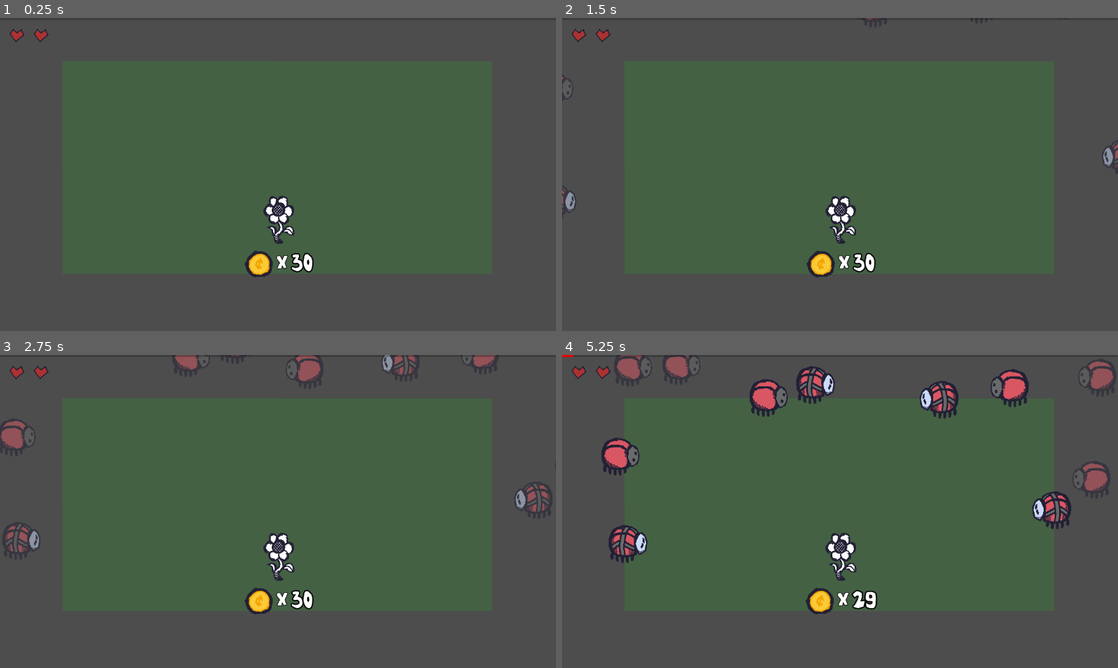
Above: before the commit, frames 1-4 (two rows, left to right).
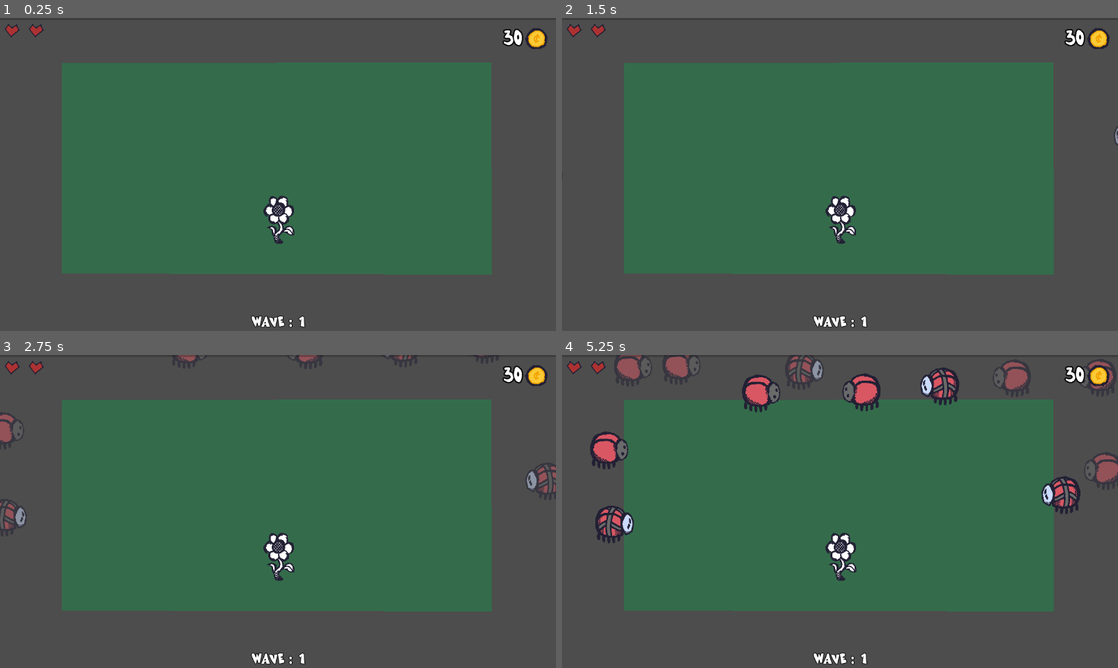
Above: after the commit, the same moments.

Repository: sh1ft15/secret
Game: Godot game, scene res://scenes/main.tscn
The game is run twice, just before and just after one commit, with the same random seed, the same clock (stepped at 60 frames per second) and the same inputs. The engine's default icon, where the game draws it, is replaced by a stand-in: a white triangle on a blue panel in a dark square.
Inputs (mouse positions are in pixels of both pictures, inside the frame that each line leads up to):
- Up to frame 1 (0.25 s): no input
- Up to frame 2 (1.5 s): move the mouse to (840, 161) at 0.52 s; press the mouse at (840, 161) at 0.53 s; move the mouse to (840, 168) at 1.27 s; release the mouse at (840, 168) at 1.28 s; click (840, 168) at 1.35 s
- Up to frame 3 (2.75 s): move the mouse to (0, 426) at 2.02 s; press the mouse at (0, 426) at 2.03 s
- Up to frame 4 (5.25 s): move the mouse to (584, 539) at 2.77 s; release the mouse at (584, 539) at 2.78 s; click (584, 539) at 2.85 s; move the mouse to (1084, 502) at 3.52 s; press the mouse at (1084, 502) at 3.53 s; move the mouse to (1112, 470) at 4.27 s; release the mouse at (1112, 470) at 4.28 s; click (1112, 470) at 4.35 s; move the mouse to (628, 361) at 5.02 s; press the mouse at (628, 361) at 5.03 s

The runs differ from the first frame. In frame 1, 1.5% of the frame differs, in the area x 0-99%, y 2-99%; in frame 2, 1.7%; in frame 3, 3.0%; in frame 4, 7.8%, in the area x 0-100%, y 0-99%.

Commit message:
Update gameplay mechanics

Diff:
--- a/scenes/bullet.tscn
+++ b/scenes/bullet.tscn
@@ -1,7 +1,7 @@
 [gd_scene load_steps=4 format=3 uid="uid://cmhoua7mbs60g"]
 
-[ext_resource type="Texture2D" uid="uid://c6watmkv11m51" path="res://sprites/icon.svg" id="1_bfnra"]
 [ext_resource type="Script" path="res://scripts/bullet.gd" id="1_xnard"]
+[ext_resource type="Texture2D" uid="uid://d1ogitxxn23gw" path="res://sprites/coin.png" id="2_wnytj"]
 
 [sub_resource type="CircleShape2D" id="CircleShape2D_i6nj0"]
 
@@ -12,8 +12,8 @@
 shape = SubResource("CircleShape2D_i6nj0")
 
 [node name="Sprite2D" type="Sprite2D" parent="."]
-scale = Vector2(0.2, 0.2)
-texture = ExtResource("1_bfnra")
+scale = Vector2(0.1, 0.1)
+texture = ExtResource("2_wnytj")
 
 [node name="Timer" type="Timer" parent="."]
 wait_time = 2.0
--- a/scenes/combo_counter.tscn
+++ b/scenes/combo_counter.tscn
@@ -1,34 +1,7 @@
-[gd_scene load_steps=7 format=3 uid="uid://d10ipi3fnyhu8"]
+[gd_scene load_steps=8 format=3 uid="uid://d10ipi3fnyhu8"]
 
 [ext_resource type="FontFile" uid="uid://0jrk3kh3t8wc" path="res://fonts/RuthlessSketch-q2xD6.ttf" id="1_4y3gn"]
-
-[sub_resource type="Animation" id="Animation_e58eg"]
-resource_name = "idle"
-length = 0.5
-tracks/0/type = "value"
-tracks/0/imported = false
-tracks/0/enabled = true
-tracks/0/path = NodePath(".:scale")
-tracks/0/interp = 1
-tracks/0/loop_wrap = true
-tracks/0/keys = {
-"times": PackedFloat32Array(0, 0.1, 0.5),
-"transitions": PackedFloat32Array(1, 1, 1),
-"update": 0,
-"values": [Vector2(1, 1), Vector2(1.3, 1.3), Vector2(1.2, 1.2)]
-}
-tracks/1/type = "value"
-tracks/1/imported = false
-tracks/1/enabled = true
-tracks/1/path = NodePath(".:modulate")
-tracks/1/interp = 1
-tracks/1/loop_wrap = true
-tracks/1/keys = {
-"times": PackedFloat32Array(0, 0.1, 0.5),
-"transitions": PackedFloat32Array(1, 1, 1),
-"update": 0,
-"values": [Color(1, 1, 1, 1), Color(1, 1, 1, 1), Color(1, 1, 1, 0.392157)]
-}
+[ext_resource type="Texture2D" uid="uid://d1ogitxxn23gw" path="res://sprites/coin.png" id="2_vg1bx"]
 
 [sub_resource type="Animation" id="Animation_ngw3e"]
 length = 0.001
@@ -57,13 +30,41 @@
 "values": [Color(1, 1, 1, 1)]
 }
 
+[sub_resource type="Animation" id="Animation_e58eg"]
+resource_name = "idle"
+length = 0.5
+tracks/0/type = "value"
+tracks/0/imported = false
+tracks/0/enabled = true
+tracks/0/path = NodePath(".:scale")
+tracks/0/interp = 1
+tracks/0/loop_wrap = true
+tracks/0/keys = {
+"times": PackedFloat32Array(0, 0.1, 0.5),
+"transitions": PackedFloat32Array(1, 1, 1),
+"update": 0,
+"values": [Vector2(1, 1), Vector2(1.3, 1.3), Vector2(1.2, 1.2)]
+}
+tracks/1/type = "value"
+tracks/1/imported = false
+tracks/1/enabled = true
+tracks/1/path = NodePath(".:modulate")
+tracks/1/interp = 1
+tracks/1/loop_wrap = true
+tracks/1/keys = {
+"times": PackedFloat32Array(0, 0.1, 0.5),
+"transitions": PackedFloat32Array(1, 1, 1),
+"update": 0,
+"values": [Color(1, 1, 1, 1), Color(1, 1, 1, 1), Color(1, 1, 1, 0.784314)]
+}
+
 [sub_resource type="AnimationLibrary" id="AnimationLibrary_nbyi5"]
 _data = {
 "RESET": SubResource("Animation_ngw3e"),
 "idle": SubResource("Animation_e58eg")
 }
 
-[sub_resource type="LabelSettings" id="LabelSettings_ddsib"]
+[sub_resource type="LabelSettings" id="LabelSettings_fuwvs"]
 font = ExtResource("1_4y3gn")
 font_size = 50
 outline_size = 20
@@ -71,7 +72,7 @@
 
 [sub_resource type="LabelSettings" id="LabelSettings_ivkyp"]
 font = ExtResource("1_4y3gn")
-font_size = 100
+font_size = 80
 outline_size = 20
 outline_color = Color(0, 0, 0, 1)
 
@@ -93,12 +94,13 @@
 "": SubResource("AnimationLibrary_nbyi5")
 }
 
-[node name="X" type="Label" parent="."]
+[node name="x" type="Label" parent="."]
+custom_minimum_size = Vector2(40, 0)
 layout_mode = 2
-text = "x"
-label_settings = SubResource("LabelSettings_ddsib")
+text = "X"
+label_settings = SubResource("LabelSettings_fuwvs")
 horizontal_alignment = 1
-vertical_alignment = 2
+vertical_alignment = 1
 
 [node name="Count" type="Label" parent="."]
 custom_minimum_size = Vector2(60, 0)
@@ -107,3 +109,10 @@
 label_settings = SubResource("LabelSettings_ivkyp")
 horizontal_alignment = 1
 vertical_alignment = 1
+
+[node name="TextureRect" type="TextureRect" parent="."]
+custom_minimum_size = Vector2(70, 80)
+layout_mode = 2
+texture = ExtResource("2_vg1bx")
+expand_mode = 4
+stretch_mode = 6
--- a/scenes/main.tscn
+++ b/scenes/main.tscn
@@ -6,14 +6,8 @@
 [ext_resource type="PackedScene" uid="uid://cq8nyfcvs6rxv" path="res://scenes/upgrade_screen.tscn" id="5_do4jj"]
 [ext_resource type="PackedScene" uid="uid://8ilowit2o8th" path="res://scenes/spawn_point.tscn" id="5_pmoai"]
 [ext_resource type="Texture2D" uid="uid://b8ildpsd8j0sb" path="res://sprites/heart.png" id="6_gxng6"]
-[ext_resource type="PackedScene" uid="uid://c7lpkwr43ape4" path="res://scenes/cursor.tscn" id="6_yw6dw"]
 [ext_resource type="PackedScene" uid="uid://d10ipi3fnyhu8" path="res://scenes/combo_counter.tscn" id="7_g65kh"]
-[ext_resource type="PackedScene" uid="uid://cm5273euoh0r7" path="res://scenes/placeable_card_button.tscn" id="7_muehs"]
-
-[sub_resource type="NavigationPolygon" id="NavigationPolygon_0vpnd"]
-vertices = PackedVector2Array(798.406, 508.844, -139.609, 510.656, -143.602, -107.828, 798.406, -107.828)
-polygons = Array[PackedInt32Array]([PackedInt32Array(0, 1, 2, 3)])
-outlines = Array[PackedVector2Array]([PackedVector2Array(-153.674, -117.832, 808.408, -117.832, 808.408, 518.832, -149.553, 520.682)])
+[ext_resource type="Texture2D" uid="uid://d1ogitxxn23gw" path="res://sprites/coin.png" id="7_rnlwx"]
 
 [sub_resource type="StyleBoxFlat" id="StyleBoxFlat_5nskg"]
 bg_color = Color(0.933333, 0, 0, 1)
@@ -35,25 +29,34 @@
 [sub_resource type="StyleBoxFlat" id="StyleBoxFlat_d1s5v"]
 bg_color = Color(0, 0, 0, 1)
 
-[sub_resource type="RectangleShape2D" id="RectangleShape2D_0yrx6"]
-size = Vector2(14.4813, 10.5319)
+[sub_resource type="LabelSettings" id="LabelSettings_gayc1"]
+font = ExtResource("5_dkiys")
+font_size = 30
+outline_size = 5
+outline_color = Color(0, 0, 0, 1)
+
+[sub_resource type="LabelSettings" id="LabelSettings_k65g2"]
+font = ExtResource("5_dkiys")
+font_size = 30
+outline_size = 5
+outline_color = Color(0, 0, 0, 1)
+
+[sub_resource type="LabelSettings" id="LabelSettings_ja1ix"]
+font = ExtResource("5_dkiys")
+font_size = 45
+outline_size = 10
+outline_color = Color(0, 0, 0, 1)
+
+[sub_resource type="NavigationPolygon" id="NavigationPolygon_0vpnd"]
+vertices = PackedVector2Array(798.406, 508.844, -139.609, 510.656, -143.602, -107.828, 798.406, -107.828)
+polygons = Array[PackedInt32Array]([PackedInt32Array(0, 1, 2, 3)])
+outlines = Array[PackedVector2Array]([PackedVector2Array(-153.674, -117.832, 808.408, -117.832, 808.408, 518.832, -149.553, 520.682)])
 
 [sub_resource type="RectangleShape2D" id="RectangleShape2D_0cxqv"]
 size = Vector2(15.4711, 12.644)
 
 [node name="Main" type="Node2D"]
 script = ExtResource("1_3doha")
-
-[node name="NavigationRegion2D" type="NavigationRegion2D" parent="."]
-visible = false
-position = Vector2(14, 1)
-scale = Vector2(1.6984, 1.62095)
-navigation_polygon = SubResource("NavigationPolygon_0vpnd")
-
-[node name="Player" parent="." node_paths=PackedStringArray("heart_container", "cursor") instance=ExtResource("2_s43kx")]
-position = Vector2(577, 416)
-heart_container = NodePath("../CanvasLayer/Hearts")
-cursor = NodePath("../Cursor")
 
 [node name="CanvasLayer" type="CanvasLayer" parent="."]
 
@@ -108,10 +111,8 @@
 "
 
 [node name="Hearts" type="HBoxContainer" parent="CanvasLayer"]
-offset_left = 10.0
-offset_top = 10.0
-offset_right = 310.0
-offset_bottom = 60.0
+offset_right = 300.0
+offset_bottom = 50.0
 theme_override_constants/separation = 0
 
 [node name="Heart_1" type="TextureRect" parent="CanvasLayer/Hearts"]
@@ -144,29 +145,70 @@
 texture = ExtResource("6_gxng6")
 expand_mode = 2
 
-[node name="Cards" type="HBoxContainer" parent="CanvasLayer"]
-anchors_preset = 2
+[node name="ComboCounter" parent="CanvasLayer" instance=ExtResource("7_g65kh")]
+offset_left = -325.0
+offset_top = 109.0
+offset_right = -147.0
+offset_bottom = 224.0
+
+[node name="Level" type="HBoxContainer" parent="CanvasLayer"]
+anchors_preset = 7
+anchor_left = 0.5
 anchor_top = 1.0
+anchor_right = 0.5
 anchor_bottom = 1.0
-offset_left = 10.0
-offset_top = -110.0
-offset_right = 90.0
-offset_bottom = -10.0
+offset_left = -55.5
+offset_top = -40.0
+offset_right = 55.5
+grow_horizontal = 2
 grow_vertical = 0
-theme_override_constants/separation = 10
-
-[node name="PlaceableCardButton_1" parent="CanvasLayer/Cards" node_paths=PackedStringArray("player") instance=ExtResource("7_muehs")]
+
+[node name="Wave" type="Label" parent="CanvasLayer/Level"]
+layout_mode = 2
+text = "WAVE : "
+label_settings = SubResource("LabelSettings_gayc1")
+
+[node name="Num" type="Label" parent="CanvasLayer/Level"]
+layout_mode = 2
+text = "1"
+label_settings = SubResource("LabelSettings_k65g2")
+
+[node name="Coins" type="HBoxContainer" parent="CanvasLayer"]
+anchors_preset = 1
+anchor_left = 1.0
+anchor_right = 1.0
+offset_left = -109.0
+offset_right = -16.0
+offset_bottom = 80.0
+grow_horizontal = 0
+
+[node name="Num" type="Label" parent="CanvasLayer/Coins"]
+z_index = 1
+custom_minimum_size = Vector2(30, 80)
+layout_mode = 2
+size_flags_vertical = 1
+text = "30
+"
+label_settings = SubResource("LabelSettings_ja1ix")
+horizontal_alignment = 1
+vertical_alignment = 1
+
+[node name="TextureRect" type="TextureRect" parent="CanvasLayer/Coins"]
+custom_minimum_size = Vector2(50, 40)
+layout_mode = 2
+texture = ExtResource("7_rnlwx")
+expand_mode = 4
+stretch_mode = 6
+
+[node name="NavigationRegion2D" type="NavigationRegion2D" parent="."]
 visible = false
-layout_mode = 2
-player = NodePath("../../../Player")
-
-[node name="PlaceableCardButton_2" parent="CanvasLayer/Cards" node_paths=PackedStringArray("player") instance=ExtResource("7_muehs")]
-visible = false
-layout_mode = 2
-player = NodePath("../../../Player")
-card_type = 1
-
-[node name="ComboCounter" parent="CanvasLayer" instance=ExtResource("7_g65kh")]
+position = Vector2(14, 1)
+scale = Vector2(1.6984, 1.62095)
+navigation_polygon = SubResource("NavigationPolygon_0vpnd")
+
+[node name="Player" parent="." node_paths=PackedStringArray("heart_container") instance=ExtResource("2_s43kx")]
+position = Vector2(577, 416)
+heart_container = NodePath("../CanvasLayer/Hearts")
 
 [node name="SpawnPoints" type="Node" parent="."]
 
@@ -174,54 +216,37 @@
 position = Vector2(-95, -82)
 
 [node name="SpawnPoint3" parent="SpawnPoints" instance=ExtResource("5_pmoai")]
-position = Vector2(-120, 110)
+position = Vector2(-144, 96)
 
 [node name="SpawnPoint2" parent="SpawnPoints" instance=ExtResource("5_pmoai")]
-position = Vector2(-135, 331)
+position = Vector2(-163, 273)
 
 [node name="SpawnPoint6" parent="SpawnPoints" instance=ExtResource("5_pmoai")]
-position = Vector2(1274, 320)
+position = Vector2(1300, 270)
 
 [node name="SpawnPoint9" parent="SpawnPoints" instance=ExtResource("5_pmoai")]
-position = Vector2(1266, 108)
+position = Vector2(1284, 90)
 
 [node name="SpawnPoint7" parent="SpawnPoints" instance=ExtResource("5_pmoai")]
 position = Vector2(1225, -85)
 
 [node name="SpawnPoint10" parent="SpawnPoints" instance=ExtResource("5_pmoai")]
-position = Vector2(1033, -100)
+position = Vector2(1035, -124)
 
 [node name="SpawnPoint11" parent="SpawnPoints" instance=ExtResource("5_pmoai")]
-position = Vector2(845, -110)
+position = Vector2(841, -143)
 
 [node name="SpawnPoint8" parent="SpawnPoints" instance=ExtResource("5_pmoai")]
-position = Vector2(653, -117)
+position = Vector2(653, -159)
 
 [node name="SpawnPoint12" parent="SpawnPoints" instance=ExtResource("5_pmoai")]
-position = Vector2(466, -122)
+position = Vector2(465, -160)
 
 [node name="SpawnPoint13" parent="SpawnPoints" instance=ExtResource("5_pmoai")]
-position = Vector2(283, -125)
+position = Vector2(277, -143)
 
 [node name="SpawnPoint14" parent="SpawnPoints" instance=ExtResource("5_pmoai")]
 position = Vector2(86, -128)
-
-[node name="Field" type="Area2D" parent="."]
-position = Vector2(577, 323)
-scale = Vector2(0.821098, 0.723971)
-collision_layer = 4
-collision_mask = 4
-
-[node name="CollisionShape2D" type="CollisionShape2D" parent="Field"]
-position = Vector2(1.21777, -38.6756)
-rotation = -3.14159
-scale = Vector2(70.1395, -47.7391)
-shape = SubResource("RectangleShape2D_0yrx6")
-
-[node name="Polygon2D" type="Polygon2D" parent="Field"]
-z_index = -1
-color = Color(0, 1, 0, 0.117647)
-polygon = PackedVector2Array(-545.611, -323.217, 539.521, -321.836, 539.521, 285.923, -544.393, 285.923)
 
 [node name="AttackField" type="Area2D" parent="."]
 position = Vector2(577, 323)
@@ -234,14 +259,14 @@
 scale = Vector2(70.1395, -47.7391)
 shape = SubResource("RectangleShape2D_0cxqv")
 
-[node name="Cursor" parent="." instance=ExtResource("6_yw6dw")]
+[node name="Polygon2D" type="Polygon2D" parent="AttackField"]
+color = Color(0.0588235, 0.615686, 0.282353, 0.392157)
+polygon = PackedVector2Array(-546.829, -317.692, 537.086, -319.074, 538.304, 287.304, -546.829, 284.542)
 
 [node name="DifficultyTimer" type="Timer" parent="."]
 wait_time = 10.0
 autostart = true
 
 [connection signal="pressed" from="CanvasLayer/GameOverScreen/PanelContainer/HBoxContainer/Restart" to="." method="_on_restart_pressed"]
-[connection signal="input_event" from="Field" to="Cursor" method="_on_field_input_event"]
 [connection signal="body_entered" from="AttackField" to="." method="_on_attack_field_body_entered"]
-[connection signal="input_event" from="AttackField" to="Cursor" method="_on_field_input_event"]
 [connection signal="timeout" from="DifficultyTimer" to="." method="_on_difficulty_timer_timeout"]
--- a/scenes/player.tscn
+++ b/scenes/player.tscn
@@ -1,9 +1,7 @@
-[gd_scene load_steps=11 format=3 uid="uid://dpdy6hqdxypsq"]
+[gd_scene load_steps=7 format=3 uid="uid://dpdy6hqdxypsq"]
 
 [ext_resource type="Script" path="res://scripts/player.gd" id="1_vsn0w"]
 [ext_resource type="Texture2D" uid="uid://0kwfh7wtuu34" path="res://sprites/base.png" id="2_kbwdy"]
-[ext_resource type="Texture2D" uid="uid://d1ogitxxn23gw" path="res://sprites/coin.png" id="3_jpbpp"]
-[ext_resource type="FontFile" uid="uid://0jrk3kh3t8wc" path="res://fonts/RuthlessSketch-q2xD6.ttf" id="4_l6lbb"]
 
 [sub_resource type="CircleShape2D" id="CircleShape2D_5vtr2"]
 radius = 50.0
@@ -45,18 +43,6 @@
 "idle": SubResource("Animation_y3fjo")
 }
 
-[sub_resource type="LabelSettings" id="LabelSettings_mu77u"]
-font = ExtResource("4_l6lbb")
-font_size = 40
-outline_size = 5
-outline_color = Color(0, 0, 0, 1)
-
-[sub_resource type="LabelSettings" id="LabelSettings_oxfy3"]
-font = ExtResource("4_l6lbb")
-font_size = 50
-outline_size = 10
-outline_color = Color(0, 0, 0, 1)
-
 [node name="Player" type="Area2D" groups=["player"]]
 script = ExtResource("1_vsn0w")
 
@@ -68,6 +54,7 @@
 radius = 20.0
 
 [node name="Icon" type="Sprite2D" parent="."]
+z_index = 1
 scale = Vector2(0.35, 0.35)
 texture = ExtResource("2_kbwdy")
 
@@ -80,46 +67,5 @@
 wait_time = 3.0
 autostart = true
 
-[node name="Coins" type="HBoxContainer" parent="."]
-anchors_preset = 8
-anchor_left = 0.5
-anchor_top = 0.5
-anchor_right = 0.5
-anchor_bottom = 0.5
-offset_left = -64.0
-offset_top = 40.0
-offset_right = 64.0
-offset_bottom = 140.0
-grow_horizontal = 2
-grow_vertical = 2
-
-[node name="TextureRect" type="TextureRect" parent="Coins"]
-custom_minimum_size = Vector2(60, 100)
-layout_mode = 2
-texture = ExtResource("3_jpbpp")
-expand_mode = 4
-stretch_mode = 6
-
-[node name="X" type="Label" parent="Coins"]
-z_index = 1
-custom_minimum_size = Vector2(30, 50)
-layout_mode = 2
-size_flags_vertical = 1
-text = "X"
-label_settings = SubResource("LabelSettings_mu77u")
-horizontal_alignment = 1
-vertical_alignment = 1
-
-[node name="Label" type="Label" parent="Coins"]
-z_index = 1
-custom_minimum_size = Vector2(30, 0)
-layout_mode = 2
-size_flags_vertical = 1
-text = "0
-"
-label_settings = SubResource("LabelSettings_oxfy3")
-horizontal_alignment = 1
-vertical_alignment = 1
-
 [connection signal="body_entered" from="." to="." method="_on_body_entered"]
 [connection signal="timeout" from="BulletTimer" to="." method="_on_bullet_timer_timeout"]
--- a/scenes/upgrade_screen.tscn
+++ b/scenes/upgrade_screen.tscn
@@ -1,7 +1,8 @@
-[gd_scene load_steps=7 format=3 uid="uid://cq8nyfcvs6rxv"]
+[gd_scene load_steps=9 format=3 uid="uid://cq8nyfcvs6rxv"]
 
 [ext_resource type="Script" path="res://scripts/upgrade_screen.gd" id="1_af613"]
 [ext_resource type="FontFile" uid="uid://0jrk3kh3t8wc" path="res://fonts/RuthlessSketch-q2xD6.ttf" id="1_beswm"]
+[ext_resource type="Texture2D" uid="uid://d1ogitxxn23gw" path="res://sprites/coin.png" id="3_xmg7f"]
 [ext_resource type="PackedScene" uid="uid://bo16ww4glu5vx" path="res://scenes/card_button.tscn" id="4_nccvl"]
 
 [sub_resource type="StyleBoxFlat" id="StyleBoxFlat_6tj23"]
@@ -15,6 +16,12 @@
 [sub_resource type="LabelSettings" id="LabelSettings_kp0ta"]
 font = ExtResource("1_beswm")
 font_size = 40
+outline_size = 10
+outline_color = Color(0, 0, 0, 1)
+
+[sub_resource type="LabelSettings" id="LabelSettings_sknt8"]
+font = ExtResource("1_beswm")
+font_size = 50
 outline_size = 10
 outline_color = Color(0, 0, 0, 1)
 
@@ -44,12 +51,33 @@
 layout_mode = 2
 theme_override_constants/separation = 20
 
-[node name="Label" type="Label" parent="PanelContainer/HBoxContainer"]
+[node name="HBox" type="HBoxContainer" parent="PanelContainer/HBoxContainer"]
 layout_mode = 2
+
+[node name="Title" type="Label" parent="PanelContainer/HBoxContainer/HBox"]
+layout_mode = 2
+size_flags_horizontal = 3
 text = "pick a secret
 "
 label_settings = SubResource("LabelSettings_kp0ta")
+
+[node name="Coin" type="Label" parent="PanelContainer/HBoxContainer/HBox"]
+z_index = 1
+custom_minimum_size = Vector2(30, 80)
+layout_mode = 2
+size_flags_vertical = 1
+text = "0
+"
+label_settings = SubResource("LabelSettings_sknt8")
 horizontal_alignment = 1
+vertical_alignment = 1
+
+[node name="CoinSprite" type="TextureRect" parent="PanelContainer/HBoxContainer/HBox"]
+custom_minimum_size = Vector2(50, 80)
+layout_mode = 2
+texture = ExtResource("3_xmg7f")
+expand_mode = 4
+stretch_mode = 6
 
 [node name="GridContainer" type="GridContainer" parent="PanelContainer/HBoxContainer"]
 layout_mode = 2
--- a/scripts/card_button.gd
+++ b/scripts/card_button.gd
@@ -21,7 +21,7 @@
 	cost_rect.visible = true
 
 	cur_secret = secret
-	cur_cost = randi_range(secret.cost_min, secret.cost_max)
+	cur_cost = randi_range(10, 50)
 	cost_label.text = str(cur_cost)
 
 func open():
--- a/scripts/enemy.gd
+++ b/scripts/enemy.gd
@@ -194,7 +194,7 @@
 	move_and_slide()
 
 func _on_input_event(viewport: Node, event: InputEvent, shape_idx: int) -> void:
-	if !is_vunerable or is_hit or is_death or cursor.isPlacingItem(): return
+	if !is_vunerable or is_hit or is_death: return
 	if event.is_action_pressed("left_mouse_click"):
 
 		triggerHit(true)
@@ -202,7 +202,7 @@
 		if player.getNum() > 0: player.setNum(-1)
 
 func _on_cover_input_event(viewport: Node, event: InputEvent, shape_idx: int) -> void:
-	if !is_vunerable or is_hit or is_death or cursor.isPlacingItem(): return
+	if !is_vunerable or is_hit or is_death: return
 	if event.is_action_pressed("left_mouse_click"):
 
 		triggerHit(true)
--- a/scripts/main.gd
+++ b/scripts/main.gd
@@ -6,9 +6,10 @@
 @onready var nav_region = $NavigationRegion2D
 @onready var game_over_screen = $CanvasLayer/GameOverScreen
 @onready var upgrades_screen = $CanvasLayer/SecretScreen
-@onready var cards_container = $CanvasLayer/Cards
 @onready var kills_bar = $CanvasLayer/ProgressBar
 @onready var combo_counter = $CanvasLayer/ComboCounter
+@onready var wave_counter = $CanvasLayer/Level/Num
+@onready var player_coins_counter = $CanvasLayer/Coins/Num
 @onready var player = $Player
 
 var game_over = false
@@ -30,6 +31,8 @@
 	combo_counter.visible = false
 	game_over_screen.visible = false
 	upgrades_screen.visible = false
+
+	player.connect('coin_updated', playerCoinUpdated)
 	upgrades_screen.connect('continue_pressed', _on_upgrades_continue_pressed)
 
 func _process(delta: float) -> void:
@@ -118,15 +121,10 @@
 			'increase_shoot_amount': player.updateShootAmount(1)
 
 			# unlock new support units
-			'cactus','plank':
-				var new_card
+			'cactus','plank': pass
 
-				for card in cards_container.get_children():
-					if secret.slug == card.getSlug():
-						new_card = card
-						break
-
-				if new_card != null: new_card.visible = true
+func playerCoinUpdated(num):
+	player_coins_counter.text = str(num)
 
 func _on_upgrades_continue_pressed(secrets) -> void:
 	upgrades_screen.visible = false
@@ -135,6 +133,7 @@
 	applyAcquiredSkill(secrets)
 
 	level += 1
+	wave_counter.text = str(level)
 	max_active_enemies = 5
 
 	kills = 0
--- a/scripts/player.gd
+++ b/scripts/player.gd
@@ -1,12 +1,13 @@
 extends Area2D
 
 @onready var bullet_prefab = load("res://scenes/bullet.tscn")
-@onready var label = $Coins/Label
 @onready var sprite = $Icon
 @onready var animator = $AnimationPlayer
 @onready var bullet_timer = $BulletTimer
 @export var heart_container: BoxContainer
 @export var cursor : Area2D
+
+signal coin_updated(num)
 
 var is_hit = false
 var is_death = false
@@ -21,14 +22,11 @@
 
 func _ready() -> void:
 	animator.play('idle')
-	label.text = str(cur_num)
 	updateHealth(0)
 
 func setNum(num):
 	cur_num = max(cur_num + num, 0)
-	label.text = str(cur_num)
-
-	updateCards()
+	emit_signal('coin_updated', cur_num)
 
 func getNum(): return cur_num
 
@@ -72,12 +70,6 @@
 func isInViewPort(post):
 	return get_viewport_rect().has_point(post)
 
-func updateCards():
-	var cards = get_tree().get_nodes_in_group('card')
-	for card in cards:
-		if card != null:
-			card.updateAvailable(cur_num >= card.getCost())
-
 func _on_body_entered(body: Node2D) -> void:
 	if is_hit || is_death: return
 	if body.is_in_group('enemy'):
--- a/scripts/upgrade_screen.gd
+++ b/scripts/upgrade_screen.gd
@@ -6,6 +6,7 @@
 @onready var upgrades_data = preload("res://scripts/upgrades_data.gd")
 @onready var button_container = $PanelContainer/HBoxContainer/GridContainer
 @onready var continue_button = $PanelContainer/HBoxContainer/Continue
+@onready var player_coin = $PanelContainer/HBoxContainer/HBox/Coin
 
 var acquired_secrets = []
 var cur_secrets = []
@@ -27,10 +28,10 @@
 		acquired_secrets.append(card.getSecret())
 
 func reset():
-	selected_secrets = []
-
 	if button_container == null: return
 
+	selected_secrets = []
+	player_coin.text = str(player.getNum())
 	cur_secrets = getAvailableSecrets()
 
 	for i in button_container.get_child_count():
@@ -40,6 +41,8 @@
 		card.setAffordable(player.getNum() >= card.getCost())
 
 func updateUI():
+	player_coin.text = str(player.getNum())
+
 	for i in button_container.get_child_count():
 		var card = button_container.get_child(i)
 
--- a/scripts/upgrades_data.gd
+++ b/scripts/upgrades_data.gd
@@ -4,64 +4,48 @@
 	{
 		'slug': 'increase_health',
 		'desc': 'Health +1',
-		'cost_min': 3,
-		'cost_max': 10,
 		'repeatable': true,
 		'sprite': preload('res://sprites/heart.png')
 	},
 	{
 		'slug': 'increase_coin',
 		'desc': 'Coin +10',
-		'cost_min': 3,
-		'cost_max': 10,
 		'repeatable': true,
 		'sprite': preload('res://sprites/coin.png')
 	},
 	{
 		'slug': 'increase_shoot_rate',
 		'desc': 'Shoot Rate +1',
-		'cost_min': 3,
-		'cost_max': 10,
 		'repeatable': 5,
 		'sprite': preload('res://sprites/heart.png')
 	},
 	{
 		'slug': 'increase_shoot_amount',
 		'desc': 'Shoot Amount +1',
-		'cost_min': 3,
-		'cost_max': 10,
 		'repeatable': 4,
 		'sprite': preload('res://sprites/heart.png')
 	},
 	{
 		'slug': 'upgrade_plank',
 		'desc': 'Increase Plank health by 1',
-		'cost_min': 10,
-		'cost_max': 40,
 		'repeatable': 5,
 		'sprite': preload('res://sprites/plank.png')
 	},
 	{
 		'slug': 'upgrade_cactus',
 		'desc': 'Increase Cactus health by 1',
-		'cost_min': 20,
-		'cost_max': 50,
 		'repeatable': 5,
 		'sprite': preload('res://sprites/cactus.png')
 	},
 	{
 		'slug': 'plank',
 		'desc': 'Can place a plank. It does nothing',
-		'cost_min': 10,
-		'cost_max': 30,
 		'repeatable': false,
 		'sprite': preload("res://sprites/plank.png")
 	},
 	{
 		'slug': 'cactus',
 		'desc': 'Can place a cactus. It hurt the bugs',
-		'cost_min': 10,
-		'cost_max': 50,
 		'repeatable': false,
 		'sprite': preload("res://sprites/cactus.png")
 	}
Not shown: 1 places in scenes/main.tscn that only renumber resources
